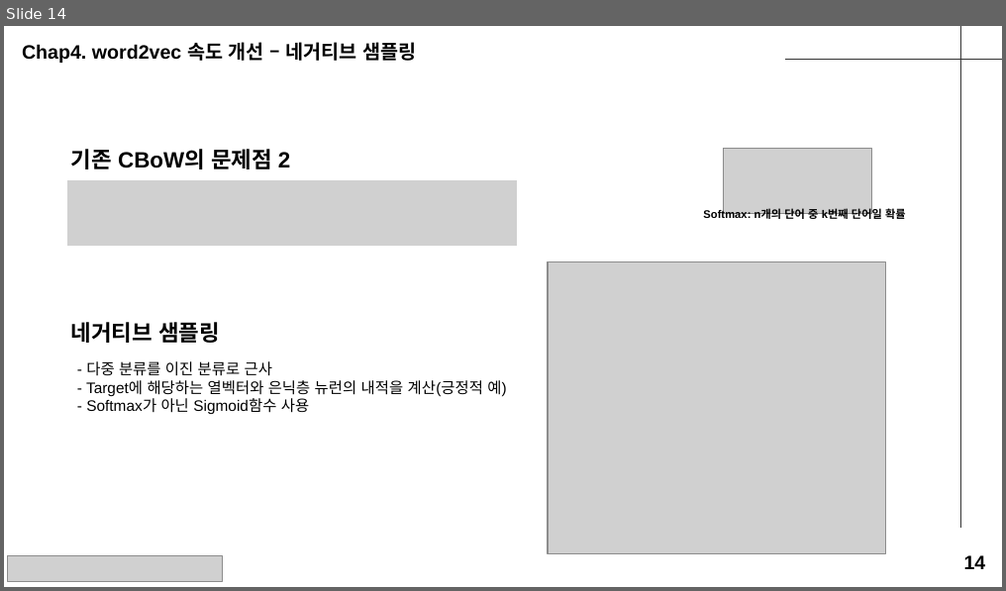
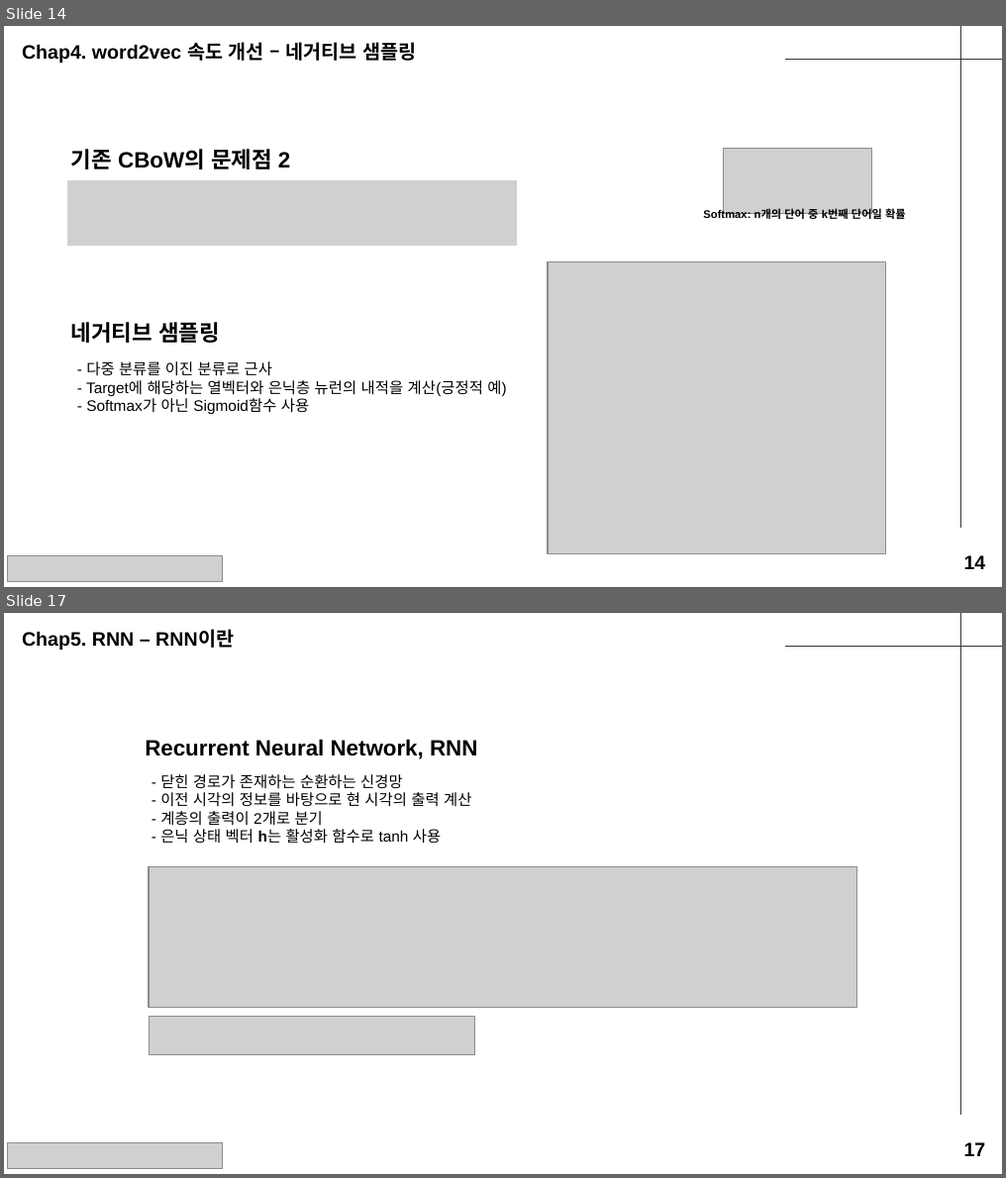
Before and after one commit to seungdeng/Deep-Learning-from-Scratch, a slide deck: study/발표자료/20250220_밑딥2_이승건_chap234발표자료.pptx. Shown one above the other, each under a label of ours: slide 14 before the commit, slides 14 and 17 after it; the slides between them are not shown. The pictures are 1006x591 and 1006x1178 pixels, drawn with LibreOffice and Linux fonts; fonts in the diff are those of the drawing; grey boxes stand for pictures. Boxes give left, top, right and bottom in pixels: in the first picture for what was removed or moved away, otherwise in the second. Text is boxed around its words. In the diff, an @@ line names an element or a change of style, - is before the commit and + after.

```diff
--- a/study/발표자료/20250220_밑딥2_이승건_chap234발표자료.pptx
+++ b/study/발표자료/20250220_밑딥2_이승건_chap234발표자료.pptx
@@ slide 17 added at <box>4,613,1002,1174</box>, background #FFFFFF; not listed: 2 template elements that a slide beside it also shows @@
@@ text added at <box>22,631,234,650</box>, 14 pt, text #000000, bold @@
+Chap5. RNN – RNN이란
@@ text added at <box>145,739,477,760</box>, 16 pt, text #000000, bold @@
+Recurrent Neural Network, RNN
@@ text added at <box>160,774,471,844</box>, 11 pt, text #000000 @@
+- 닫힌 경로가 존재하는 순환하는 신경망
+- 이전 시각의 정보를 바탕으로 현 시각의 출력 계산
+- 계층의 출력이 2개로 분기
+- 은닉 상태 벡터 h는 활성화 함수로 tanh 사용
@@ picture added at <box>149,867,857,1008</box> @@
@@ picture added at <box>149,1016,474,1056</box> @@
@@ picture added at <box>8,1144,222,1168</box> @@
@@ text added at <box>964,1143,986,1157</box>, 14 pt, text #000000, bold @@
+17
```
Also in this commit, not shown: 3 slides changed, 6 other slides added, 3 slides removed, 1 other file.
